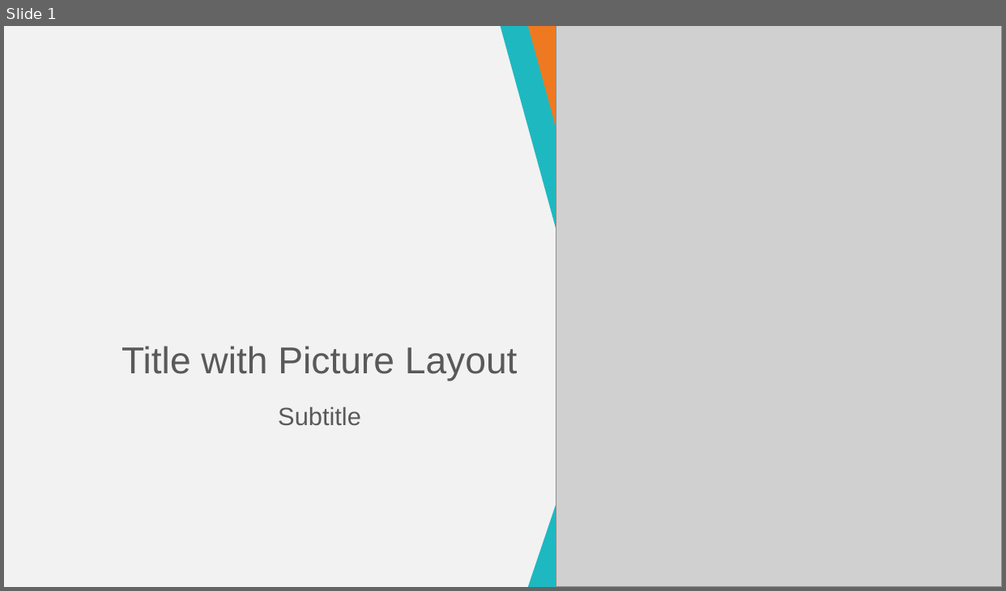
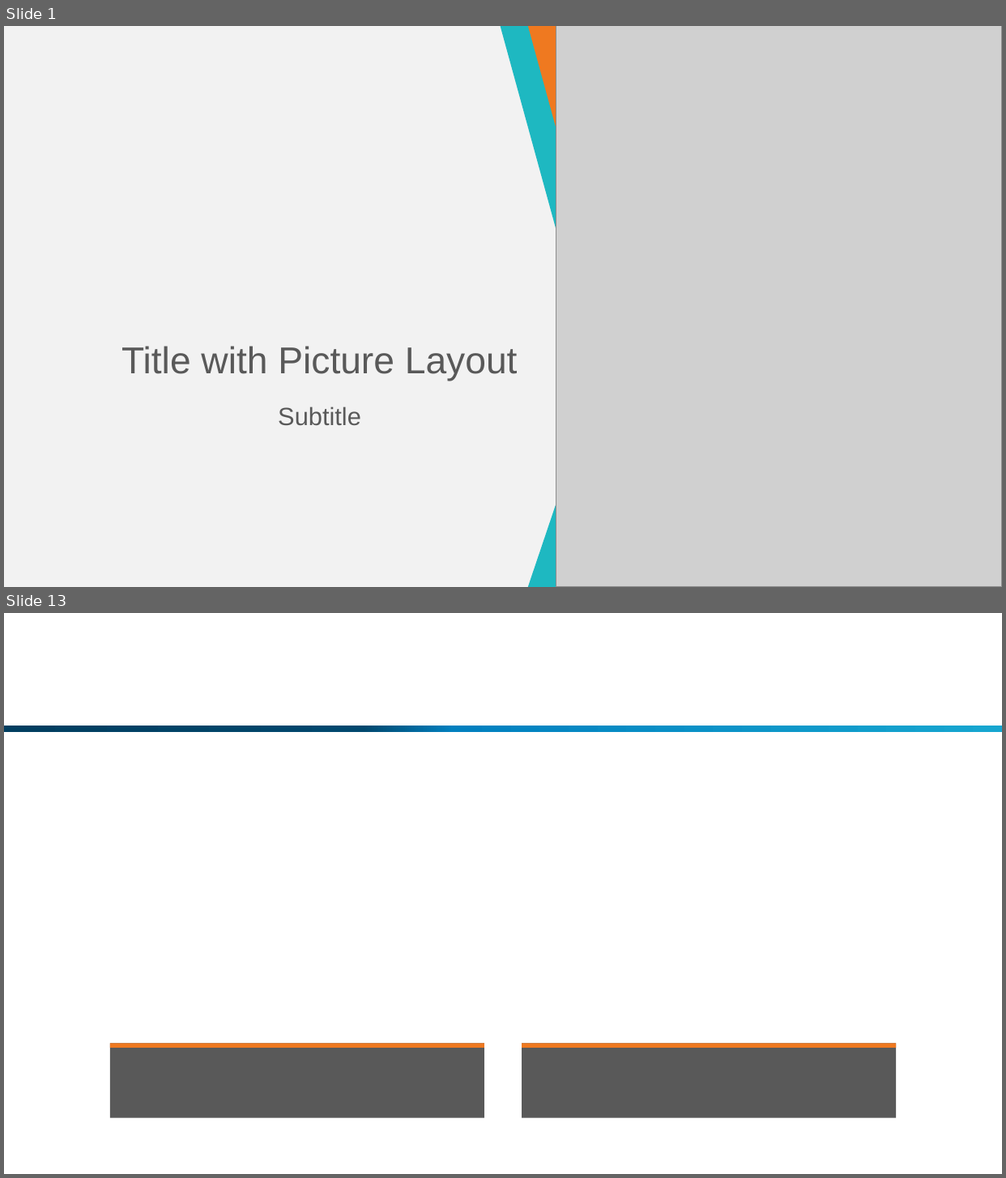
Before and after one commit to jeffryang24/RouterMaya, a slide deck: PPT/Template/Tabloid Router Maya.potx. Shown one above the other, each under a label of ours: slide 1 before the commit, slides 1 and 13 after it; the slides between them are not shown. The pictures are 1006x591 and 1006x1178 pixels, drawn with LibreOffice and Linux fonts; fonts in the diff are those of the drawing; grey boxes stand for pictures; background and template pictures are left out. Boxes give left, top, right and bottom in pixels: in the first picture for what was removed or moved away, otherwise in the second. Text is boxed around its words. In the diff, an @@ line names an element or a change of style, - is before the commit and + after.

```diff
--- a/PPT/Template/Tabloid Router Maya.potx
+++ b/PPT/Template/Tabloid Router Maya.potx
@@ slide 13 added at [4,613,1002,1174], background #FFFFFF @@
@@ rectangle added at [4,726,1002,732], fill gradient #003E60 to #00486E to #0180BF to #16A6D0 @@
@@ rectangle added at [110,1043,484,1118], fill #595959 @@
@@ rectangle added at [110,1043,484,1048], fill #EF7920 @@
@@ rectangle added at [522,1043,897,1118], fill #595959 @@
@@ rectangle added at [522,1043,897,1048], fill #EF7920 @@
```
Also in this commit, not shown: 4 slides changed, 5 other slides added, 6 slides removed.
